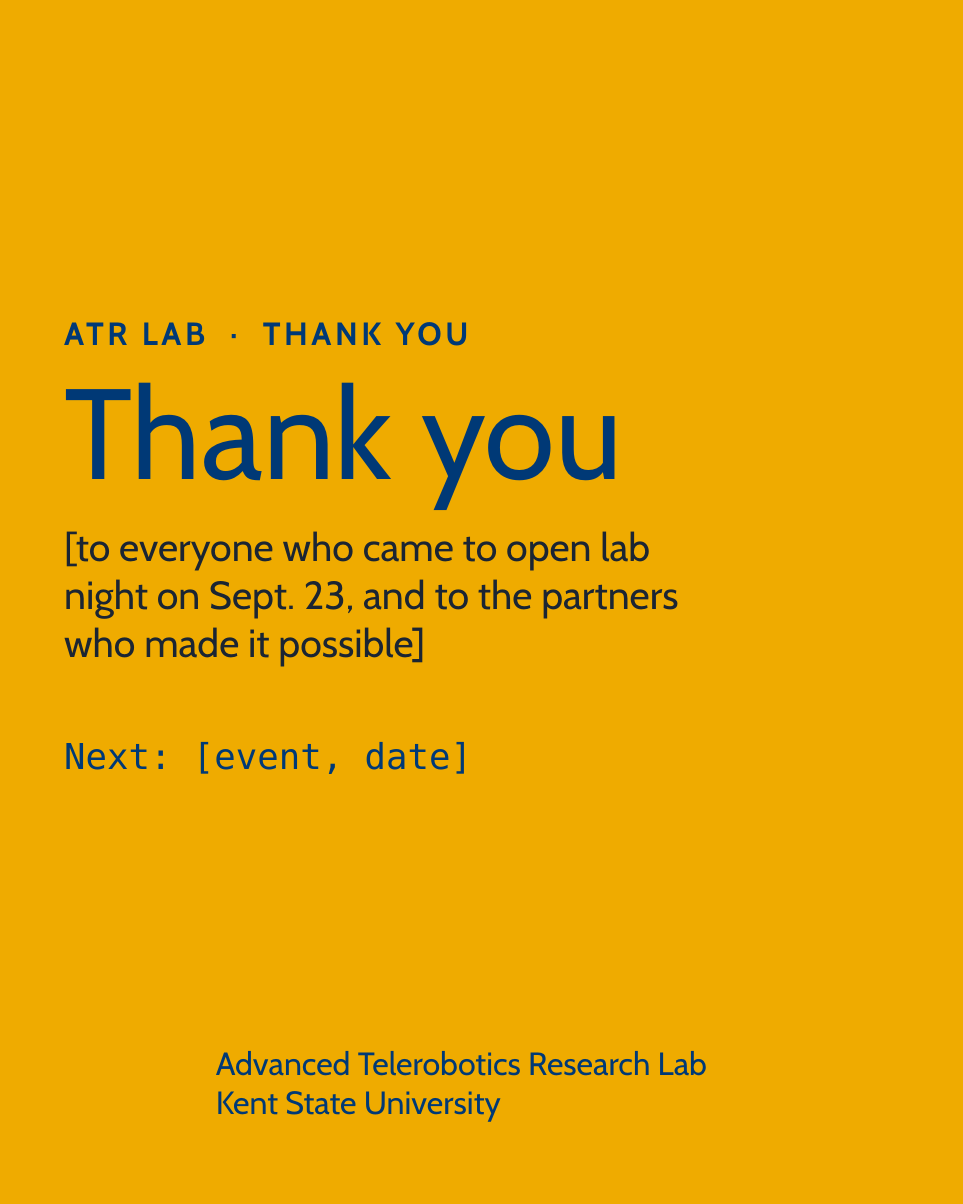
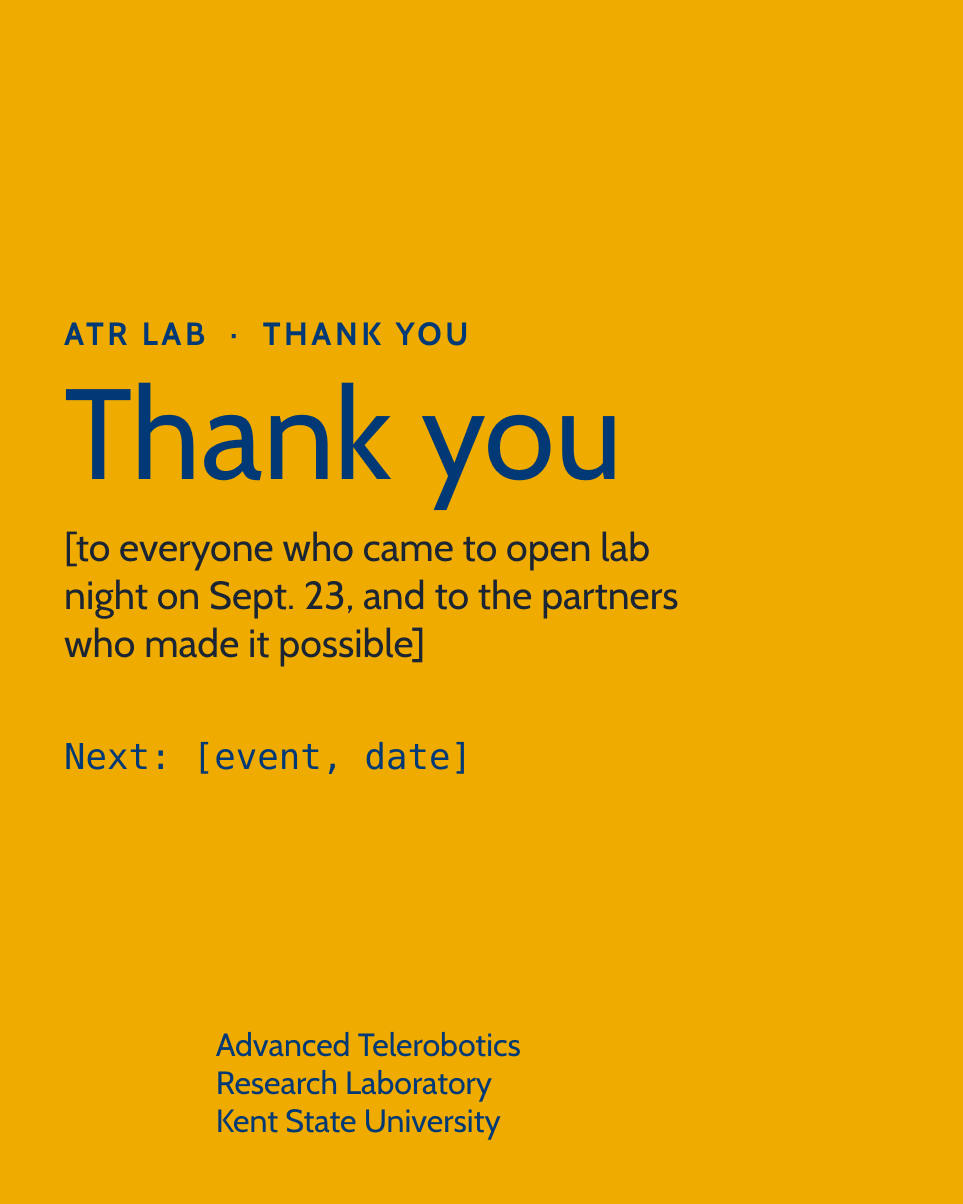
Before and after one commit to ATR-Lab/atr-lab-design-skill, a slide deck: slide 8 of atr-lab-design/assets/templates/social/ATR-Social-Portrait-1080x1350.pptx. Drawn at 963x1204 pixels with LibreOffice and Linux fonts; fonts in the diff are those of the drawing; background and template pictures are left out. Boxes give left, top, right and bottom in pixels: in the first picture for what was removed or moved away, otherwise in the second. Text is boxed around its words. In the diff, an @@ line names an element or a change of style, - is before the commit and + after.

```diff
--- a/atr-lab-design/assets/templates/social/ATR-Social-Portrait-1080x1350.pptx
+++ b/atr-lab-design/assets/templates/social/ATR-Social-Portrait-1080x1350.pptx
@@ text at (216,1032,521,1101): text changed @@
-Advanced Telerobotics Research Lab
+Advanced Telerobotics
+Research Laboratory
@@ text at (216,1109,501,1139): line spacing 33pt to 32pt @@
```
Also in this commit, not shown: 3 other slides changed, 57 other files.
